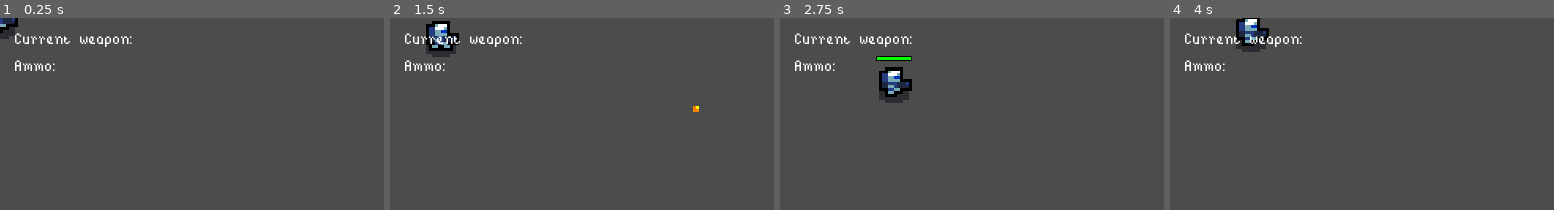
Above: before the commit, frames 1-4 (left to right).
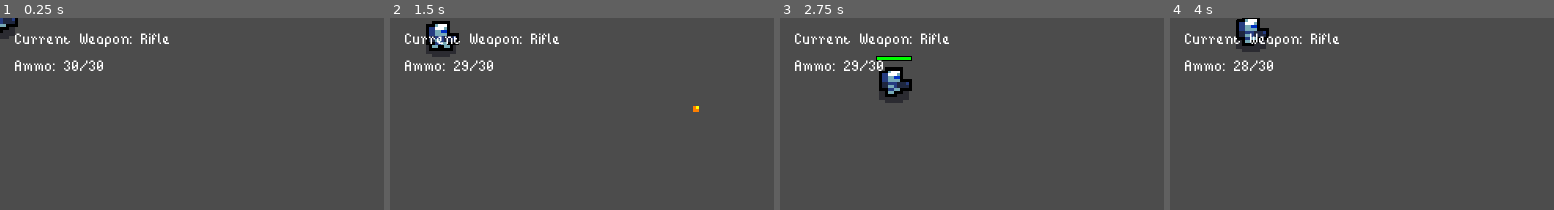
Above: after the commit, the same moments.

Repository: Gui-dev/topdown-shooter
Game: Godot game, scene res://scenes/management/game_level.tscn
Same seed, same stepped clock (60 frames per second), same inputs: the game is played once before the commit and once after it. Before the commit the project has no main scene; this scene is started directly in both runs.
Inputs (mouse positions are % of the whole screen's width and height, from its top left):
- Up to frame 1 (0.25 s): no input
- Up to frame 2 (1.5 s): move the mouse to (72, 45) at 0.52 s; hold Right (ui_right) 0.53-1.28 s; click (72, 45) at 0.67 s; tap Space (ui_select) at 0.77 s; move the mouse to (30, 55) at 1.27 s; hold Down (ui_down) from 1.28 s (still down)
- Up to frame 3 (2.75 s): tap Space (ui_select) at 1.52 s; move the mouse to (60, 28) at 2.02 s; release Down (ui_down) at 2.03 s; hold Right (ui_right) from 2.03 s (still down)
- Up to frame 4 (4 s): move the mouse to (45, 70) at 2.77 s; release Right (ui_right) at 2.78 s; hold Up (ui_up) 2.78-3.53 s; click (45, 70) at 2.92 s; tap Space (ui_select) at 3.02, 3.77 s; move the mouse to (80, 65) at 3.52 s; hold Left (ui_left) from 3.53 s (still down)
The pictures show only the part of the screen within x 0-50%, y 0-50%; the shares and areas given below are measured in that part.

The runs differ from the first frame. In frame 1, 0.5% of the frame differs, in the area x 16-45%, y 7-28%; in frame 2, 0.5%; in frame 3, 0.5%; in frame 4, 0.5%.

Commit message:
feat: add helper function set_text

Diff:
--- a/project.godot
+++ b/project.godot
@@ -29,6 +29,11 @@
 "language": "GDScript",
 "path": "res://scripts/player/grenade.gd"
 }, {
+"base": "CanvasLayer",
+"class": "Interface",
+"language": "GDScript",
+"path": "res://scripts/management/interface.gd"
+}, {
 "base": "Node",
 "class": "MoveState",
 "language": "GDScript",
@@ -49,6 +54,7 @@
 "BaseProjectile": "",
 "Effect": "",
 "Grenade": "",
+"Interface": "",
 "MoveState": "",
 "Soldier": "",
 "SoldierTexture": ""
@@ -57,7 +63,7 @@
 [application]
 
 config/name="topdown-shooter"
-run/main_scene="res://scenes/game_level.tscn"
+run/main_scene="res://scenes/management/game_level.tscn"
 config/icon="res://icon.png"
 
 [display]
--- a/scripts/player/attack.gd
+++ b/scripts/player/attack.gd
@@ -6,7 +6,7 @@
 var weapons_list: Array = [ 'fire', 'throw']
 var weapon_index: int = 0
 var grenade_amount: int = 5
-var max_granade_amount: int = 5
+var max_grenade_amount: int = 5
 var projectile_amount: int
 export(String) var class_weapon
 export(int) var projectile_max_amount
@@ -23,6 +23,7 @@
 
 func _ready() -> void:
   projectile_amount = projectile_max_amount
+  set_text(weapons_list[weapon_index])
 
 
 func attack() -> void:
@@ -81,8 +82,8 @@
 
 
 func verify_ammo_amount(weapon_type: String) -> void:
-  if weapon_type == 'throw' and grenade_amount > max_granade_amount:
-    grenade_amount = max_granade_amount
+  if weapon_type == 'throw' and grenade_amount > max_grenade_amount:
+    grenade_amount = max_grenade_amount
 
   if weapon_type == 'fire' and projectile_amount > projectile_max_amount:
     projectile_amount = projectile_max_amount
@@ -107,3 +108,15 @@
 
   if event_as_number == 5 and can_change_weapon_index(5):
     weapon_index -= 1
+
+  set_text(weapons_list[weapon_index])
+
+
+func set_text(current_weapon: String) -> void:
+  get_tree().call_group('interface', 'set_current_weapon', weapons_dict[current_weapon])
+
+  if current_weapon == 'throw':
+    get_tree().call_group('interface', 'set_ammo', grenade_amount, max_grenade_amount)
+
+  if current_weapon == 'fire':
+    get_tree().call_group('interface', 'set_ammo', projectile_amount, projectile_max_amount)
